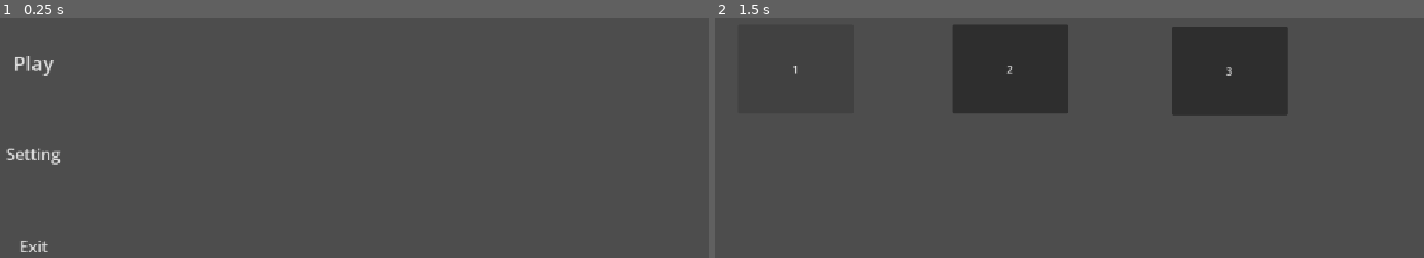
Above: before the commit, frames 1-2 (left to right).
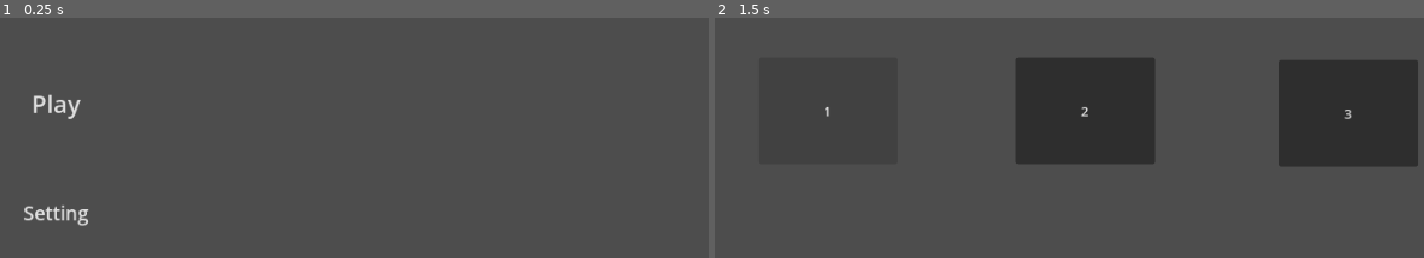
Above: after the commit, the same moments.

Repository: Voidono/GMTK-Practice
Game: Godot game, scene res://screen/menu.tscn
Two runs of this game, one before a commit and one after it. Both use one fixed random seed, a clock stepped at 60 frames per second and the inputs below.
Inputs:
- Up to frame 1 (0.25 s): no input
- Up to frame 2 (1.5 s): click "Play" at 0.5 s; click "1" at 1.25 s

The runs differ from the first frame. In frame 1, 1.1% of the frame differs, in the area x 0-13%, y 15-98%; in frame 2, 25%, in the area x 11-100%, y 2-62%.

Commit message:
State machine core
init

Diff:
--- a/gmtk-1/project.godot
+++ b/gmtk-1/project.godot
@@ -21,6 +21,8 @@
 
 [display]
 
+window/size/viewport_width=960
+window/size/viewport_height=540
 window/stretch/mode="canvas_items"
 window/stretch/aspect="expand"
 
--- a/gmtk-1/screen/characters.tscn
+++ b/gmtk-1/screen/characters.tscn
@@ -64,6 +64,6 @@
 [node name="Characters" type="Node2D" unique_id=1337117761]
 
 [node name="Flan" type="AnimatedSprite2D" parent="." unique_id=2103552760]
-position = Vector2(0, -2)
+position = Vector2(490, 262)
 sprite_frames = SubResource("SpriteFrames_4wrgo")
 script = ExtResource("8_8d0a2")
--- /dev/null
+++ b/gmtk-1/script/State/State.gd
@@ -0,0 +1,18 @@
+class_name State
+extends Node
+
+
+func handle_input(_event: InputEvent) -> void:
+	pass
+
+func update(_delta: float) -> void:
+	pass
+
+func physics_update(_delta: float) -> void:
+	pass
+
+func enter() -> void:
+	pass
+
+func exit() -> void:
+	pass
--- /dev/null
+++ b/gmtk-1/script/State/StateMachine.gd
@@ -0,0 +1,35 @@
+class_name StateMachine extends Node
+
+@export var initial_state: State
+var current_state: State
+var states: Dictionary = {}
+
+func _ready() -> void:
+	for child in get_children():
+		if child is State:
+			states[child.name.to_lower()] = child
+			child.state_machine = self
+
+	if initial_state:
+		change_state(initial_state.name.to_lower())
+
+func _process(delta: float) -> void:
+	if current_state:
+		current_state.update(delta)
+
+func _physics_process(delta: float) -> void:
+	if current_state:
+		current_state.physics_update(delta)
+
+func _input(event: InputEvent) -> void:
+	if current_state:
+		current_state.handle_input(event)
+
+func change_state(new_state_name) -> void:
+		if current_state:
+			current_state.exit()
+
+		current_state = states.get(new_state_name.to_lower())
+
+		if current_state:
+			current_state.enter()
Not shown, added: gmtk-1/script/State/State.gd.uid
Not shown, added: gmtk-1/script/State/StateMachine.gd.uid
